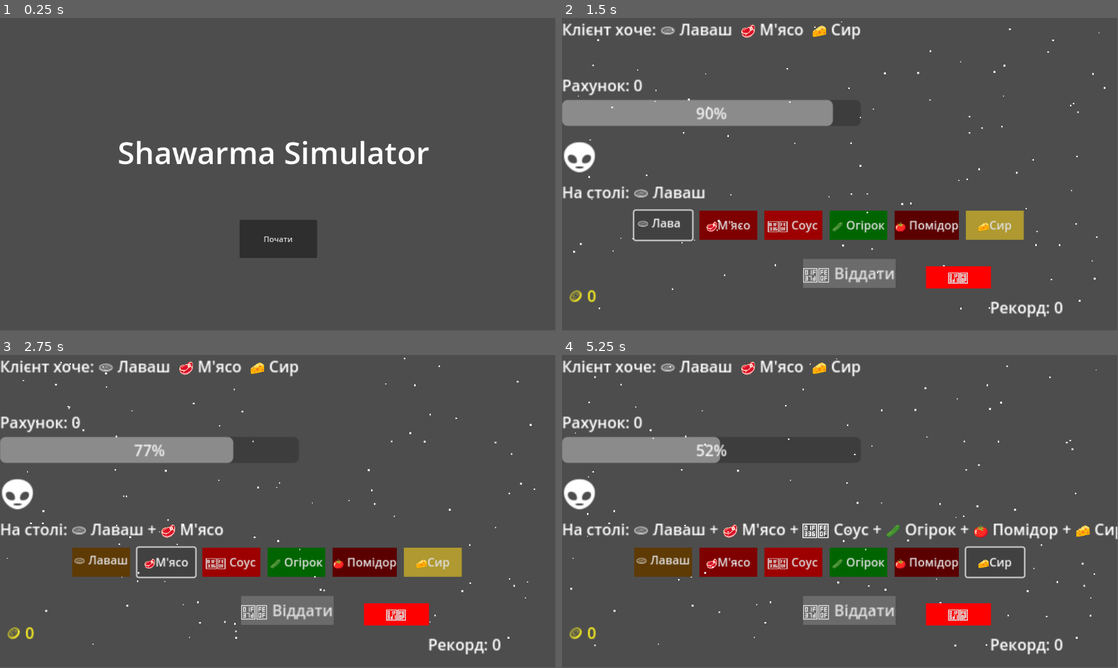
Above: before the commit, frames 1-4 (two rows, left to right).
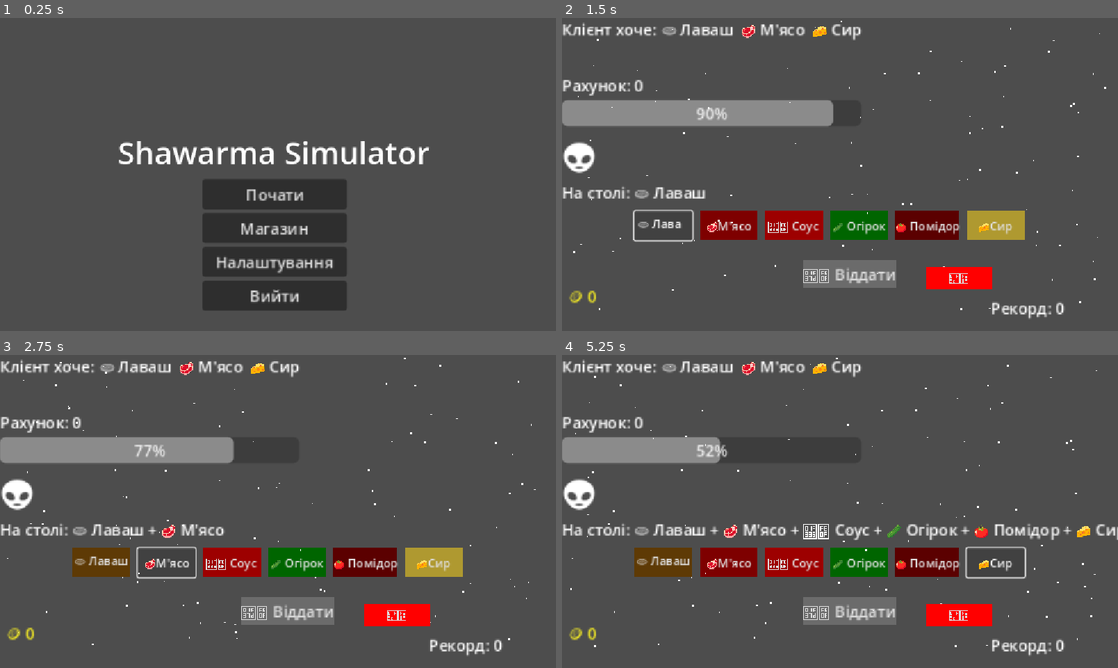
Above: after the commit, the same moments.

Repository: Ashitaima/space-shawarma
Game: Godot game, scene res://main_menu.tscn
Two runs of this game, one before a commit and one after it. Both use one fixed random seed, a clock stepped at 60 frames per second and the inputs below.
Inputs:
- Up to frame 1 (0.25 s): no input
- Up to frame 2 (1.5 s): click "Почати" at 0.5 s; click "🫓 Лаваш" at 1.25 s
- Up to frame 3 (2.75 s): click "🥩М'ясо" at 2 s
- Up to frame 4 (5.25 s): click "🌶️ Соус" at 2.75 s; click "🥒 Огірок" at 3.5 s; click "🍅 Помідор" at 4.25 s; click "🧀Сир" at 5 s
In our replay, the window is 799x449 before the commit and 800x450 after it. These sizes can differ from the game's own. Grey fills any space a smaller window leaves; there, only what the larger window draws over its background counts as a difference.

The runs differ from the first frame. In frame 1, 8.8% of the frame differs, in the area x 21-78%, y 39-94%; in frame 2, 4.0%; in frame 3, 4.2%; in frame 4, 5.4%.

Commit message:
Add more buttons on menu, add pause and buttons to quit both in game and menu

Diff:
--- a/game_level.tscn
+++ b/game_level.tscn
@@ -1,6 +1,7 @@
-[gd_scene load_steps=10 format=3 uid="uid://coml4i5p12i3s"]
+[gd_scene load_steps=11 format=3 uid="uid://coml4i5p12i3s"]
 
 [ext_resource type="Script" uid="uid://weihnulnl81x" path="res://game_level.gd" id="1_bwyfi"]
+[ext_resource type="Script" uid="uid://dpujfrevxhx3v" path="res://pause_menu.gd" id="2_df5pp"]
 
 [sub_resource type="StyleBoxFlat" id="StyleBoxFlat_bwyfi"]
 bg_color = Color(0.36926877, 0.22772616, 0.022060297, 1)
@@ -134,7 +135,7 @@
 layout_mode = 0
 offset_left = 888.0
 offset_top = 577.0
-offset_right = 1044.0
+offset_right = 1007.5
 offset_bottom = 600.0
 scale = Vector2(2, 2)
 text = "Рекорд: 0"
@@ -179,3 +180,53 @@
 scale = Vector2(2, 2)
 theme_override_colors/font_color = Color(0.99607843, 0.95686275, 0.12941177, 1)
 text = "🪙 0"
+
+[node name="PauseMenu" type="CanvasLayer" parent="."]
+process_mode = 3
+
+[node name="Control" type="Control" parent="PauseMenu"]
+layout_mode = 3
+anchors_preset = 0
+offset_right = 40.0
+offset_bottom = 40.0
+script = ExtResource("2_df5pp")
+
+[node name="Menu" type="VBoxContainer" parent="PauseMenu/Control"]
+layout_mode = 1
+anchors_preset = 8
+anchor_left = 0.5
+anchor_top = 0.5
+anchor_right = 0.5
+anchor_bottom = 0.5
+offset_left = 440.5
+offset_top = 110.0
+offset_right = 569.5
+offset_bottom = 281.0
+grow_horizontal = 2
+grow_vertical = 2
+scale = Vector2(1.5, 1.5)
+
+[node name="Btn_Resume" type="Button" parent="PauseMenu/Control/Menu"]
+layout_mode = 2
+text = "Продовжити"
+
+[node name="Btn_Shop" type="Button" parent="PauseMenu/Control/Menu"]
+layout_mode = 2
+text = "Магазин
+"
+
+[node name="Btn_Settings" type="Button" parent="PauseMenu/Control/Menu"]
+layout_mode = 2
+text = "Налаштування"
+
+[node name="Btn_Main_Menu" type="Button" parent="PauseMenu/Control/Menu"]
+layout_mode = 2
+text = "Вийти у меню"
+
+[node name="Btn_Exit" type="Button" parent="PauseMenu/Control/Menu"]
+layout_mode = 2
+text = "Вийти з гри"
+
+[connection signal="pressed" from="PauseMenu/Control/Menu/Btn_Resume" to="PauseMenu/Control" method="_on_btn_Resume_pressed"]
+[connection signal="pressed" from="PauseMenu/Control/Menu/Btn_Main_Menu" to="PauseMenu/Control" method="_on_btn_Main_Menu_pressed"]
+[connection signal="pressed" from="PauseMenu/Control/Menu/Btn_Exit" to="PauseMenu/Control" method="_on_btn_Exit_pressed"]
--- a/main_menu.gd
+++ b/main_menu.gd
@@ -1,11 +1,14 @@
 extends Control
 
-@onready var start_button = $StartButton
+func _on_btn_Start_pressed():
+	# Завантажує сцену з грою
+	get_tree().change_scene_to_file("res://game_level.tscn")
 
-func _ready():
-	start_button.pressed.connect(_on_start_pressed)
+func _on_btn_Shop_pressed():
+	get_tree().change_scene_to_file("res://Shop.tscn")
 
-func _on_start_pressed():
-	# УВАГА: Тут має бути точна назва твого файлу з рівнем!
-	# Судячи з твого скріншоту, він називається "game_level.tscn"
-	get_tree().change_scene_to_file("res://game_level.tscn")
+func _on_btn_Settings_pressed():
+	print("Відкриваємо налаштування")
+
+func _on_btn_Exit_pressed():
+	get_tree().quit()
--- a/main_menu.tscn
+++ b/main_menu.tscn
@@ -14,7 +14,7 @@
 grow_vertical = 2
 script = ExtResource("1_06t4h")
 
-[node name="Label" type="Label" parent="."]
+[node name="Titel" type="Label" parent="."]
 layout_mode = 0
 offset_left = 244.0
 offset_top = 234.0
@@ -23,11 +23,34 @@
 text = "Shawarma Simulator"
 label_settings = SubResource("LabelSettings_rhts7")
 
-[node name="StartButton" type="Button" parent="."]
+[node name="MainMenu" type="VBoxContainer" parent="Titel"]
 layout_mode = 0
-offset_left = 497.0
-offset_top = 419.0
-offset_right = 658.0
-offset_bottom = 498.0
+offset_left = 175.0
+offset_top = 100.0
+offset_right = 325.0
+offset_bottom = 236.0
+scale = Vector2(2, 2)
+
+[node name="Btn_Start" type="Button" parent="Titel/MainMenu"]
+layout_mode = 2
 text = "Почати
 "
+
+[node name="Btn_Shop" type="Button" parent="Titel/MainMenu"]
+layout_mode = 2
+text = "Магазин
+"
+
+[node name="Btn_Settings" type="Button" parent="Titel/MainMenu"]
+layout_mode = 2
+text = "Налаштування
+"
+
+[node name="Btn_Exit" type="Button" parent="Titel/MainMenu"]
+layout_mode = 2
+text = "Вийти"
+
+[connection signal="pressed" from="Titel/MainMenu/Btn_Start" to="." method="_on_btn_Start_pressed"]
+[connection signal="pressed" from="Titel/MainMenu/Btn_Shop" to="." method="_on_btn_Shop_pressed"]
+[connection signal="pressed" from="Titel/MainMenu/Btn_Settings" to="." method="_on_btn_Settings_pressed"]
+[connection signal="pressed" from="Titel/MainMenu/Btn_Exit" to="." method="_on_btn_Exit_pressed"]
--- /dev/null
+++ b/pause_menu.gd
@@ -0,0 +1,29 @@
+extends Control
+
+func _ready():
+	visible = false
+
+func _input(event):
+	# Якщо натиснули ESC (ui_cancel)
+	if event.is_action_pressed("ui_cancel"):
+		toggle_pause()
+
+func toggle_pause():
+	# Перемикаємо стан паузи (була true стане false і навпаки)
+	var new_pause_state = not get_tree().paused
+	get_tree().paused = new_pause_state
+
+	# Показуємо або ховаємо це меню
+	visible = new_pause_state
+
+# Не забудьте підключити сигнал pressed від кнопки "Продовжити" до цього скрипта!
+func _on_btn_Resume_pressed():
+	toggle_pause()
+
+func _on_btn_Exit_pressed():
+	get_tree().quit()
+
+
+func _on_btn_Main_Menu_pressed():
+	get_tree().paused = false
+	get_tree().change_scene_to_file("res://main_menu.tscn")
--- a/project.godot
+++ b/project.godot
@@ -14,3 +14,8 @@
 run/main_scene="uid://bmo3jiqfe3oia"
 config/features=PackedStringArray("4.5", "Forward Plus")
 config/icon="res://icon.svg"
+
+[display]
+
+window/size/mode=3
+window/stretch/mode="canvas_items"
Not shown, added: pause_menu.gd.uid
